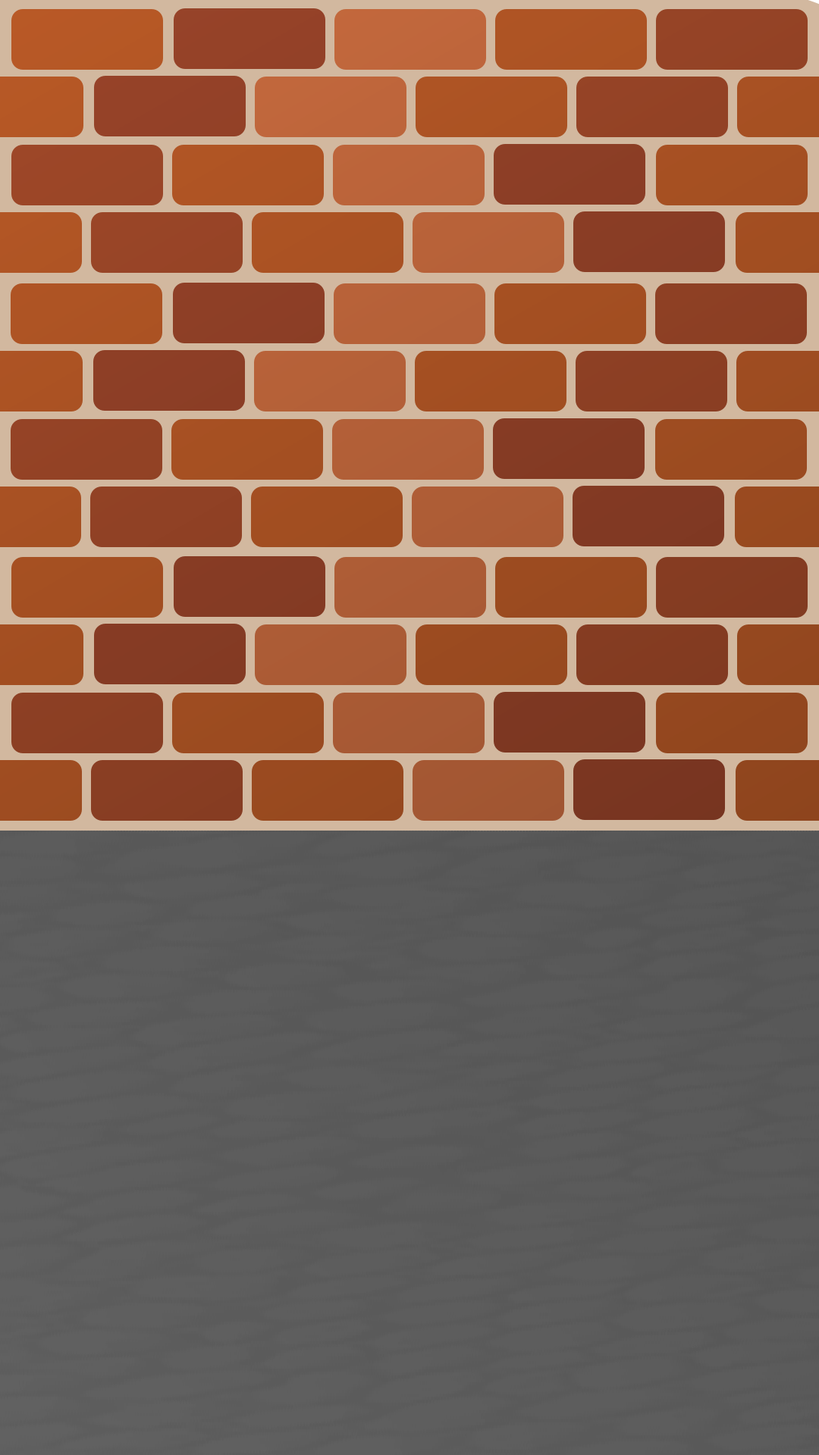
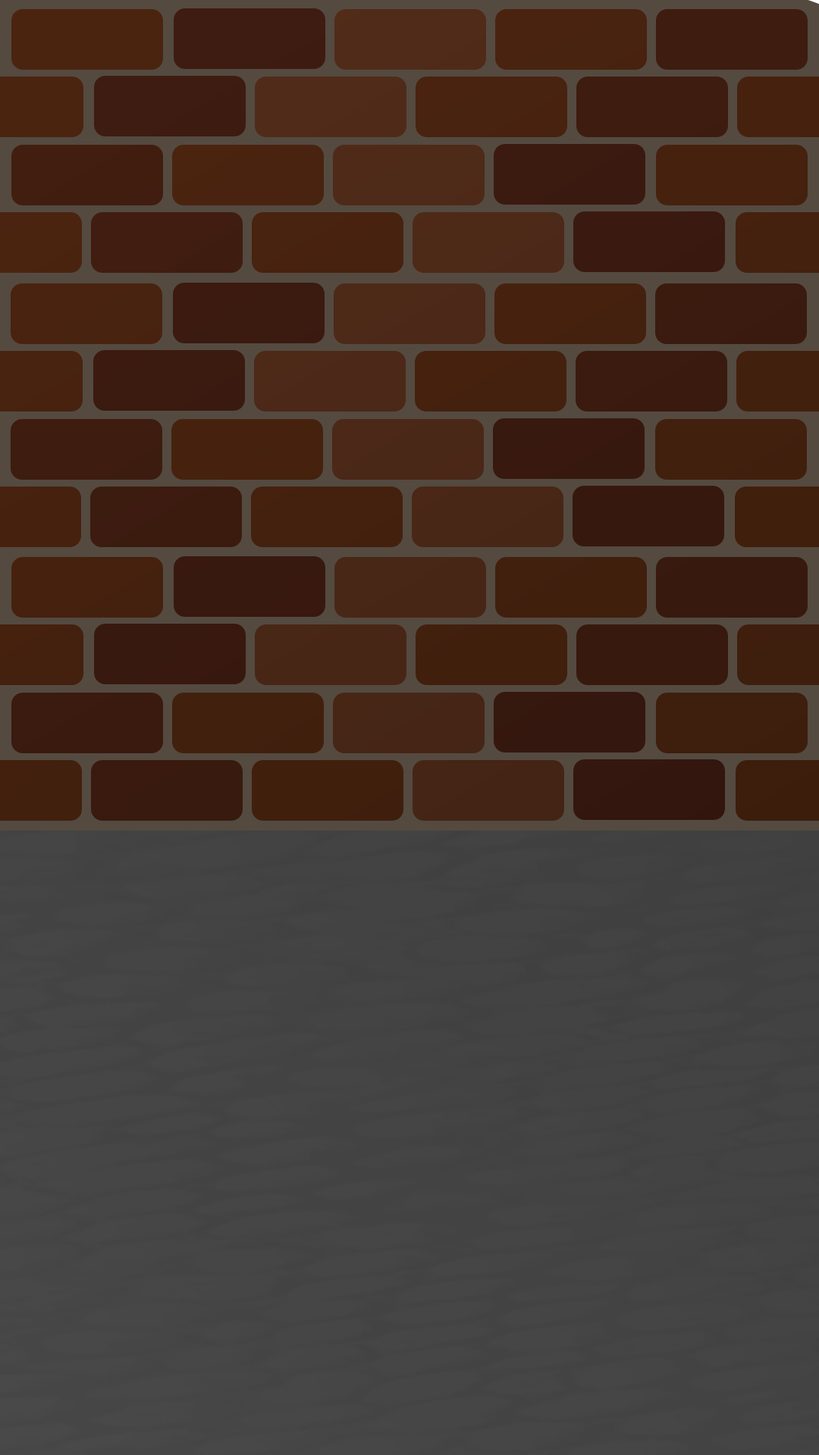
Comparing the layer stacks of the two (819, 1455) images. Changes:
painted on "Paint Layer 5 Merged" over [0, 803, 819, 1455]
painted on "Paint Layer 4 Merged" over [0, 0, 819, 1455]
painted on "Paint Layer 3" over [0, 0, 819, 1455]
